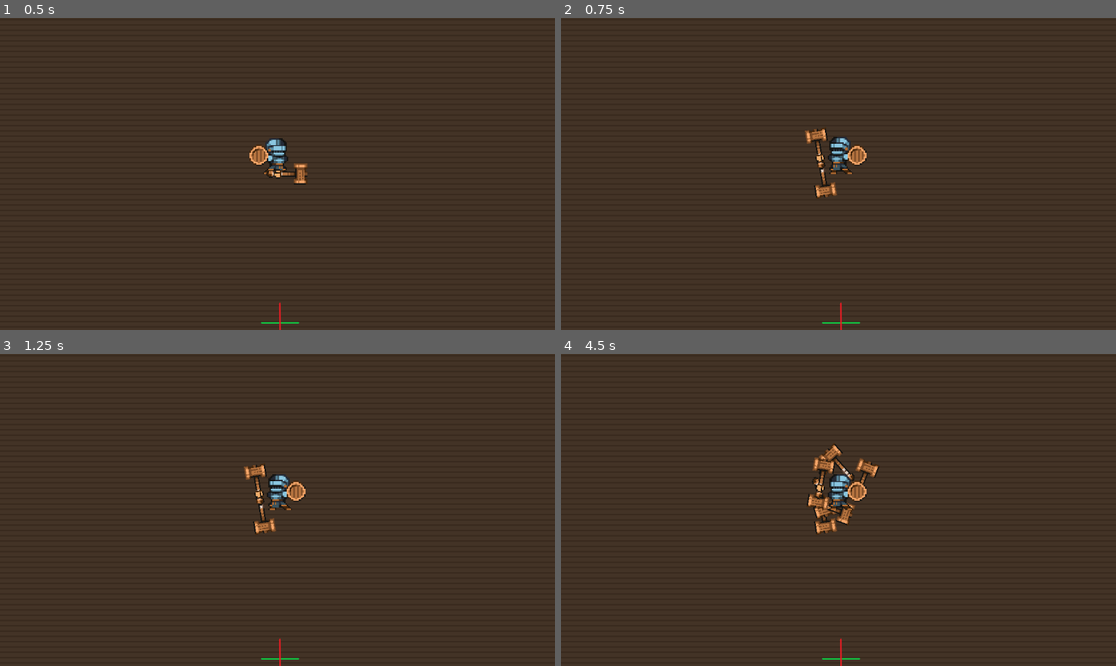
Above: before the commit, frames 1-4 (two rows, left to right).
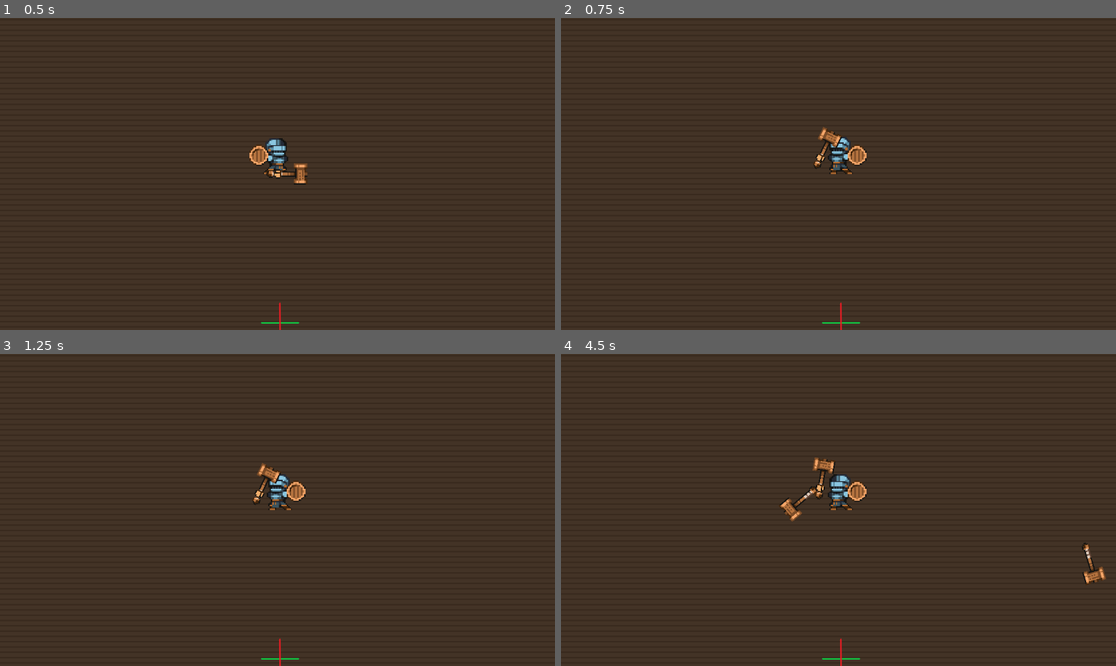
Above: after the commit, the same moments.

Repository: MG9442/Bullet_Hell_Zenva_tutorial
Game: Godot game, scene res://Scenes/game.tscn
The game is run twice, just before and just after one commit, with the same random seed, the same clock (stepped at 60 frames per second) and the same inputs.
Inputs (mouse positions are in pixels of both pictures, inside the frame that each line leads up to):
- Up to frame 1 (0.5 s): no input
- Up to frame 2 (0.75 s): move the mouse to (838, 155) at 0.52 s; press the mouse at (838, 155) at 0.53 s; hold Right (ArrowRight) from 0.53 s (still down)
- Up to frame 3 (1.25 s): keep holding Right (ArrowRight); right-click (277, 491) at 0.8 s
- Up to frame 4 (4.5 s): move the mouse to (727, 525) at 1.27 s; release Right (ArrowRight) at 1.28 s; release the mouse at (727, 525) at 1.28 s; hold Down (ArrowDown) 1.28-2.03 s; right-click (727, 525) at 1.35 s; click (727, 525) at 1.55 s; move the mouse to (894, 441) at 2.02 s; hold Right (ArrowRight) 2.03-2.78 s; tap Mouse wheel up (CameraZoomIn) at 2.1 s; click (894, 441) at 2.17 s; right-click (894, 441) at 2.3 s; move the mouse to (810, 572) at 2.77 s; hold Up (ArrowUp) 2.78-3.53 s; tap Mouse wheel down (CameraZoomOut) at 2.85 s; click (810, 572) at 3.05 s; move the mouse to (1005, 556) at 3.52 s; hold Left (ArrowLeft) from 3.53 s (still down); tap Delete (DeleteKey) at 3.6 s; click (1005, 556) at 3.67 s; right-click (1005, 556) at 3.8 s; move the mouse to (672, 463) at 4.27 s; click (672, 463) at 4.35 s

Frame 1 is identical in both runs. In frame 2, 0.5% of the frame differs, in the area x 43-51%, y 34-58%; in frame 3, 0.5%; in frame 4, 1.3%, in the area x 39-99%, y 28-74%.

Commit message:
Added weapon throwing and corrected weapon pivot with attack hold

Diff:
--- a/Scenes/Hammer_Thrown.tscn
+++ b/Scenes/Hammer_Thrown.tscn
@@ -1,5 +1,6 @@
-[gd_scene load_steps=4 format=3 uid="uid://b1xtcyxps1np0"]
+[gd_scene load_steps=5 format=3 uid="uid://b1xtcyxps1np0"]
 
+[ext_resource type="Script" path="res://Scenes/hammer_thrown.gd" id="1_ajlk8"]
 [ext_resource type="Texture2D" uid="uid://cnlwpyphsxt60" path="res://Assets/Weapons/Wood/Wood.png" id="1_w6jhj"]
 
 [sub_resource type="RectangleShape2D" id="RectangleShape2D_6lthg"]
@@ -12,6 +13,7 @@
 [node name="CharacterBody2D" type="CharacterBody2D"]
 collision_layer = 0
 collision_mask = 0
+script = ExtResource("1_ajlk8")
 
 [node name="Wood_Hammer" type="Sprite2D" parent="."]
 position = Vector2(0, -7)
--- a/Scenes/KnightPlayer2DWHands.tscn
+++ b/Scenes/KnightPlayer2DWHands.tscn
@@ -288,4 +288,3 @@
 script = ExtResource("8_56p46")
 
 [connection signal="animation_finished" from="AnimationPlayer" to="." method="_on_animation_player_animation_finished"]
-[connection signal="animation_started" from="AnimationPlayer" to="." method="_on_animation_player_animation_started"]
--- /dev/null
+++ b/Scenes/hammer_thrown.gd
@@ -0,0 +1,5 @@
+extends CharacterBody2D
+
+func _physics_process(delta: float) -> void:
+	rotation += 0.35
+	move_and_slide()
--- a/Scripts/KnightPlayer2D.gd
+++ b/Scripts/KnightPlayer2D.gd
@@ -8,6 +8,7 @@
 var DirectionToggle = false # Right = false, Left = true
 var l_hand_origin : Vector2 # Origin point of LHand
 var r_hand_origin : Vector2 # Origin point of RHand
+var last_known_pivot = 0 # last known good weapon pivot
 
 # Temporary placeholder for Stats
 @export var Strength: int = 10
@@ -49,23 +50,23 @@
 	velocity.y = move_toward(velocity.y, Speed * direction.y, Accel)
 
 	#Player attack animation
-	if Input.is_action_just_pressed("PlayerAttack"):
-		var DirectionString #Concat with Animation name
-		var Thrown_weapon : Node2D # Node returned from bullet container
-		if DirectionToggle: DirectionString = "L"
-		else: DirectionString = "R"
-		animation_player.play("ThrowHold_" + str(DirectionString))
+	if !WeaponSwinging:
+		if Input.is_action_just_pressed("PlayerAttack"):
+			var DirectionString #Concat with Animation name
+			if DirectionToggle: DirectionString = "L"
+			else: DirectionString = "R"
+			animation_player.play("ThrowHold_" + str(DirectionString))
+			WeaponSwinging = true
 
-		Thrown_weapon = BulletContainer.get_bullet()
-		Thrown_weapon.visible = true
-		Thrown_weapon.global_position = Held_weapon.global_position
-		Thrown_weapon.rotation = r_weapon_pivot.rotation
-
-	elif Input.is_action_just_pressed("PlayerBlock"):
-		l_hand.position = Vector2(0,l_hand.position.y)
-	elif Input.is_action_just_released("PlayerBlock"):
-		l_hand.position = l_hand_origin
-		if DirectionToggle: l_hand.position *= Vector2(-1,1) # Swap position if facing left
+		elif Input.is_action_just_pressed("PlayerBlock"):
+			l_hand.position = Vector2(0,l_hand.position.y)
+		elif Input.is_action_just_released("PlayerBlock"):
+			l_hand.position = l_hand_origin
+			if DirectionToggle: l_hand.position *= Vector2(-1,1) # Swap position if facing left
+	elif WeaponSwinging and Input.is_action_just_released("PlayerAttack"):
+		#print("Swining action released")
+		WeaponSwinging = false
+		animation_player.play("RESET")
 
 	move_and_slide()
 	Handle_Weapon_Rotation()
@@ -80,22 +81,40 @@
 	anim_body.flip_h = Direction
 
 func Handle_Weapon_Rotation():
-	var weapon_pivot_rotation = snapped(r_weapon_pivot.rotation_degrees,1)
-	var weapon_pivot_abs = abs(weapon_pivot_rotation)
+
+	# Analysis the pivot based on mouse position
+	r_weapon_pivot.look_at(get_global_mouse_position())
+	var attempted_pivot = snapped(r_weapon_pivot.rotation_degrees,1)
+	var attempted_pivot_abs = abs(attempted_pivot)
+	#print("attempted_pivot =" + str(attempted_pivot))
+	# Ensure that pivot doesn't rotate behind back while swinging
+	if WeaponSwinging:
+		if (DirectionToggle and (attempted_pivot_abs <= 90 or attempted_pivot_abs >= 270)):
+			r_weapon_pivot.rotation_degrees = last_known_pivot
+			return
+		elif (!DirectionToggle and (attempted_pivot_abs >= 90 and attempted_pivot_abs <= 270)):
+			r_weapon_pivot.rotation_degrees = last_known_pivot
+			return
+		else:
+			r_weapon_pivot.rotation_degrees = attempted_pivot
+			last_known_pivot = attempted_pivot
+
 	# Reset rotation by adding/subtracting 360 degrees
-	if weapon_pivot_rotation <= -360:
+	if attempted_pivot <= -360:
 		r_weapon_pivot.rotation_degrees += 360
+		attempted_pivot += 360
 		#print("Added 360 degrees")
-	elif weapon_pivot_rotation >= 360:
+	elif attempted_pivot >= 360:
 		r_weapon_pivot.rotation_degrees -= 360
+		attempted_pivot -= 360
 		#print("Subtracted 360 degrees")
 
 	#  Flip the sprite based on pivot rotation
-	if !DirectionToggle and !WeaponSwinging and (weapon_pivot_abs > 90 and weapon_pivot_abs < 270): #Flip R->L
+	if !DirectionToggle and (attempted_pivot_abs > 90 and attempted_pivot_abs < 270): #Flip R->L
 		DirectionToggle = true
 		Flip_sprite_Direction(DirectionToggle)
 		#print("DirectionToggle Left")
-	elif DirectionToggle and !WeaponSwinging and (weapon_pivot_abs > 270 or weapon_pivot_abs < 90): #Flip L->R
+	elif DirectionToggle and (attempted_pivot_abs > 270 or attempted_pivot_abs < 90): #Flip L->R
 		DirectionToggle = false
 		Flip_sprite_Direction(DirectionToggle)
 		#print("DirectionToggled Right")
@@ -107,15 +126,29 @@
 		r_hand.rotation_degrees = 0 # Set to default
 		#print("Rotating Hand position to 0")
 
-	# Ensure that pivot doesn't rotate behind back
-	if (!DirectionToggle and (weapon_pivot_abs <= 90 or weapon_pivot_abs >= 270)):
-		r_weapon_pivot.look_at(get_global_mouse_position())
-	elif (DirectionToggle and weapon_pivot_abs >= 90 and weapon_pivot_abs <= 270):
-		r_weapon_pivot.look_at(get_global_mouse_position())
-
 func PlayerMovement(value):
 	#print("Player Movement = " + str(value))
 	PlayerControllerEnabled = value
 
 func character_stats() -> int:
 	return Strength
+
+func Throw_weapon():
+	var Thrown_weapon : Node2D # Node returned from bullet container
+	var vector_to_mouse : Vector2 = -(global_position - get_global_mouse_position()).normalized()
+
+	Thrown_weapon = BulletContainer.get_bullet()
+	Thrown_weapon.visible = true
+	Thrown_weapon.global_position = Held_weapon.global_position
+	Thrown_weapon.rotation = r_weapon_pivot.rotation
+
+	Thrown_weapon.velocity.x = move_toward(velocity.x, 250 * vector_to_mouse.x, Accel*300)
+	Thrown_weapon.velocity.y = move_toward(velocity.y, 250 * vector_to_mouse.y, Accel*300)
+
+func _on_animation_player_animation_finished(anim_name: StringName) -> void:
+	if Input.is_action_pressed("PlayerAttack"):
+		#print("Swinging Action being held")
+		animation_player.pause()
+	else:
+		WeaponSwinging = false
+		Throw_weapon()
